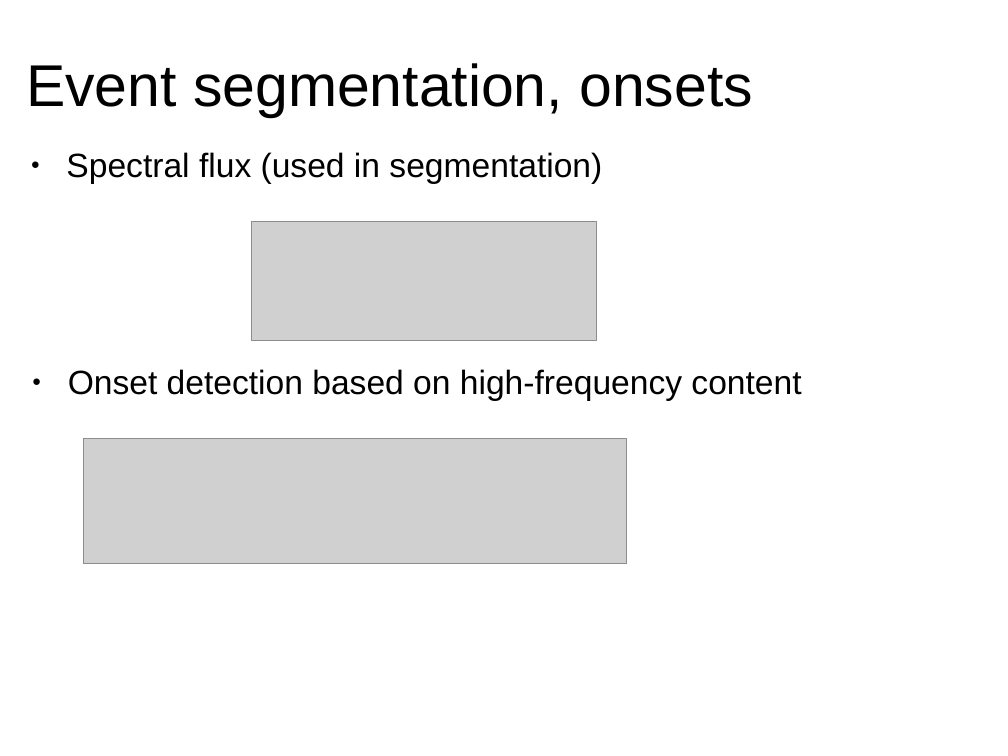
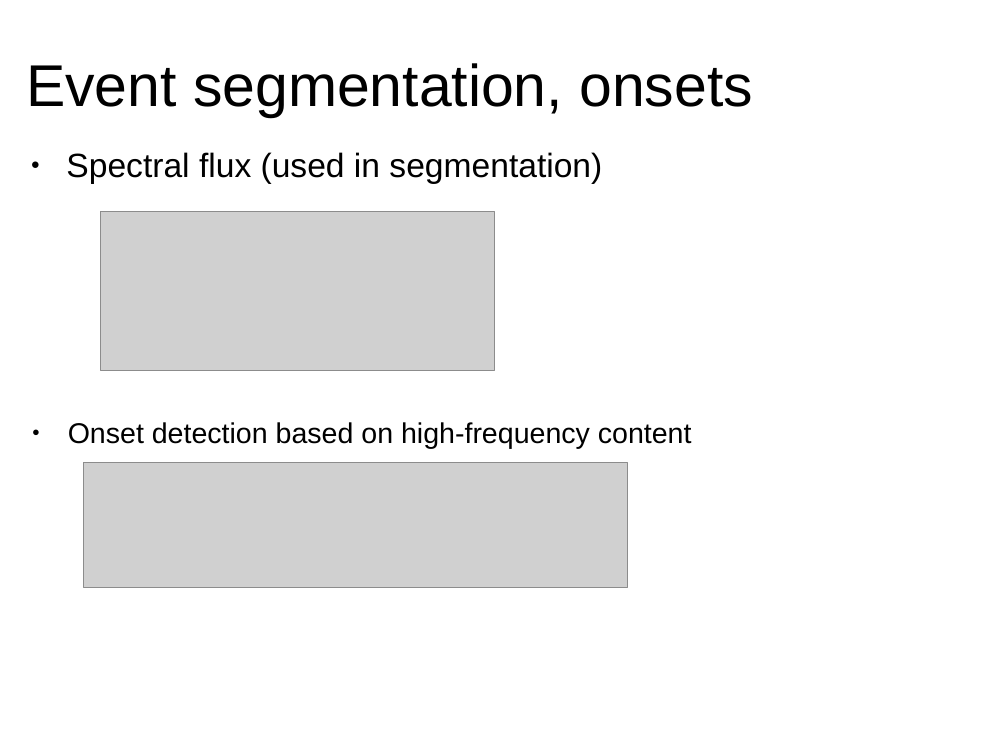
Before and after one commit to MTG/sms-tools, a slide deck: slide 17 of lectures/09-Sound-description/9T1-Spectral-based-audio-features.odp. Drawn at 1008x756 pixels with LibreOffice and Linux fonts; fonts in the diff are those of the drawing; grey boxes stand for pictures. Boxes give left, top, right and bottom in pixels: in the first picture for what was removed or moved away, otherwise in the second. Text is boxed around its words. In the diff, an @@ line names an element or a change of style, - is before the commit and + after.

```diff
--- a/lectures/09-Sound-description/9T1-Spectral-based-audio-features.odp
+++ b/lectures/09-Sound-description/9T1-Spectral-based-audio-features.odp
@@ picture: place and size @@
-picture at [251, 222, 596, 341]
+picture at [101, 212, 495, 370]
@@ text "Onset detection based on high-frequency ..." at [68, 422, 692, 449]: size 24 to 20.4 pt @@
@@ picture: place and size @@
-picture at [84, 438, 627, 563]
+picture at [84, 463, 627, 588]
```
Also in this commit, not shown: 1 other file.
